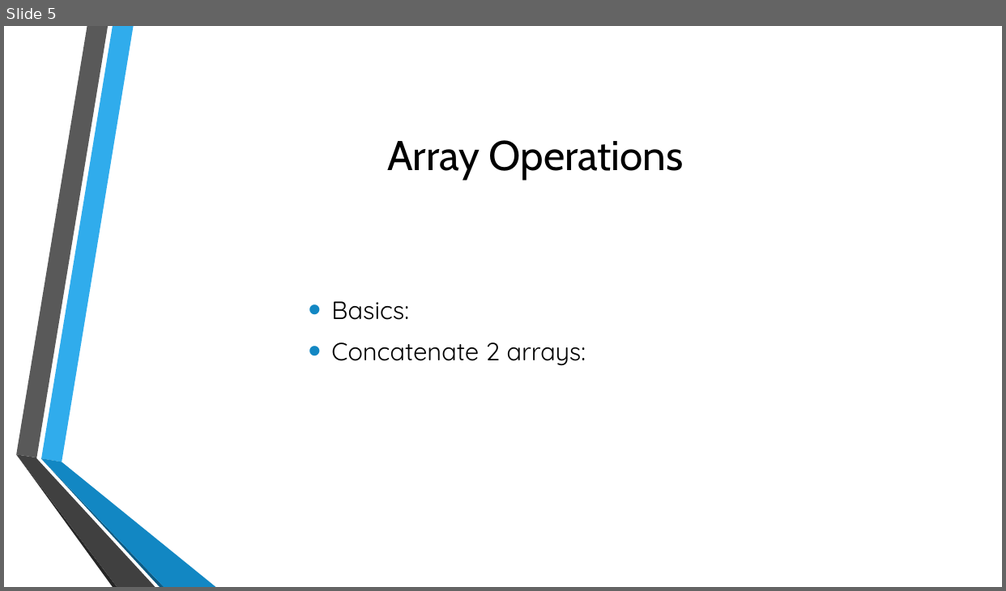
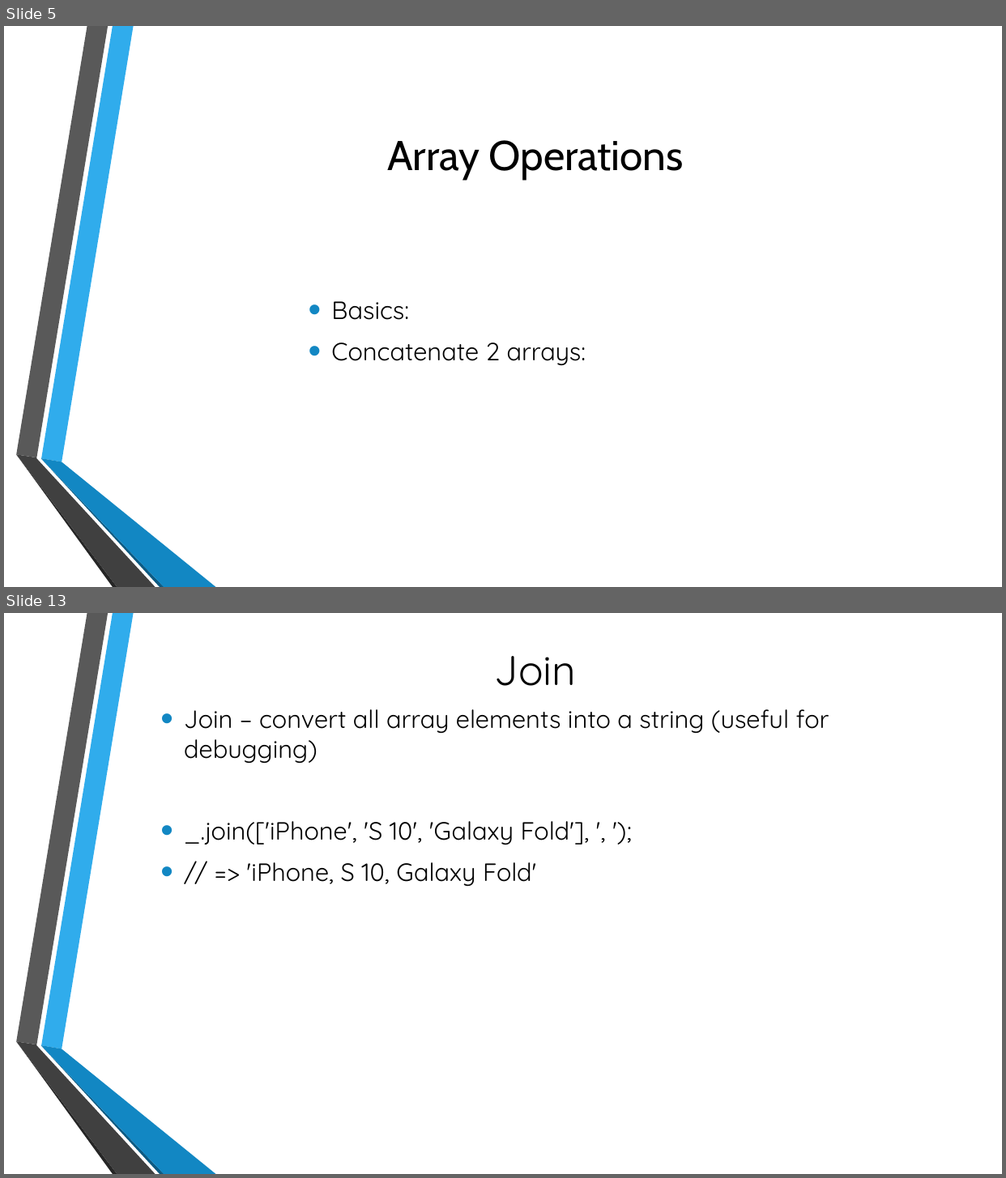
Before and after one commit to KostaProsenikov/lodash, a slide deck: Lodash.pptx. Shown one above the other, each under a label of ours: slide 5 before the commit, slides 5 and 13 after it; the slides between them are not shown. The pictures are 1006x591 and 1006x1178 pixels, drawn with LibreOffice and Linux fonts; fonts in the diff are those of the drawing; background and template pictures are left out. Boxes give left, top, right and bottom in pixels: in the first picture for what was removed or moved away, otherwise in the second. Text is boxed around its words. In the diff, an @@ line names an element or a change of style, - is before the commit and + after.

Commit message:
Update for the arrays presentation

```diff
--- a/Lodash.pptx
+++ b/Lodash.pptx
@@ slide 13 added at <box>4,613,1002,1174</box>, background picture (left out); not listed: 6 template elements that a slide beside it also shows @@
@@ title added at <box>495,656,576,686</box>, 40 pt, text #000000 @@
+Join
@@ text added at <box>184,709,829,886</box>, 24 pt, text #000000 @@
+• Join – convert all array elements into a string (useful for debugging)
+• _.join(['iPhone', 'S 10', 'Galaxy Fold'], ', ');
+• // => 'iPhone, S 10, Galaxy Fold'
```
Also in this commit, not shown: 7 slides changed, 8 other slides added, 1 other file.
